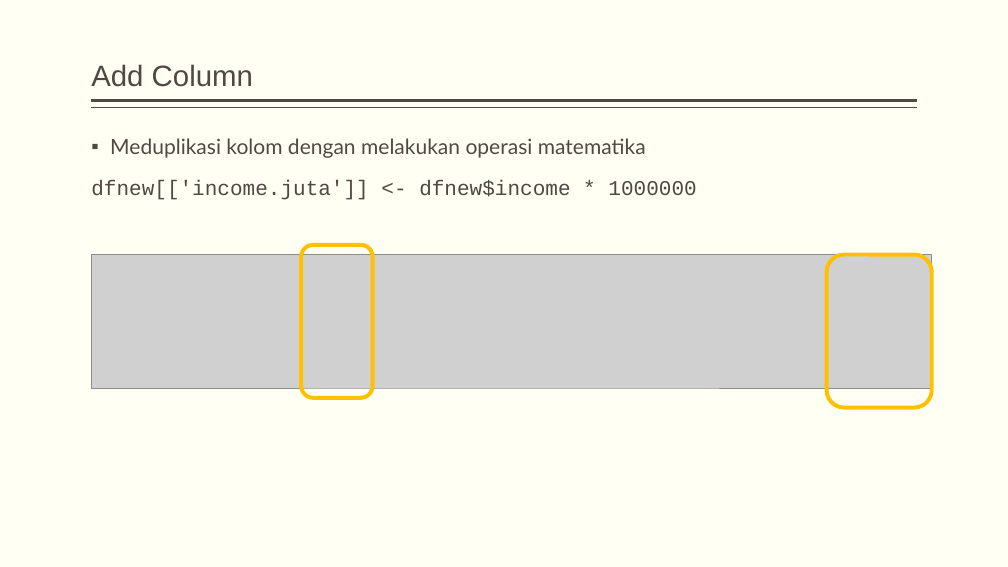
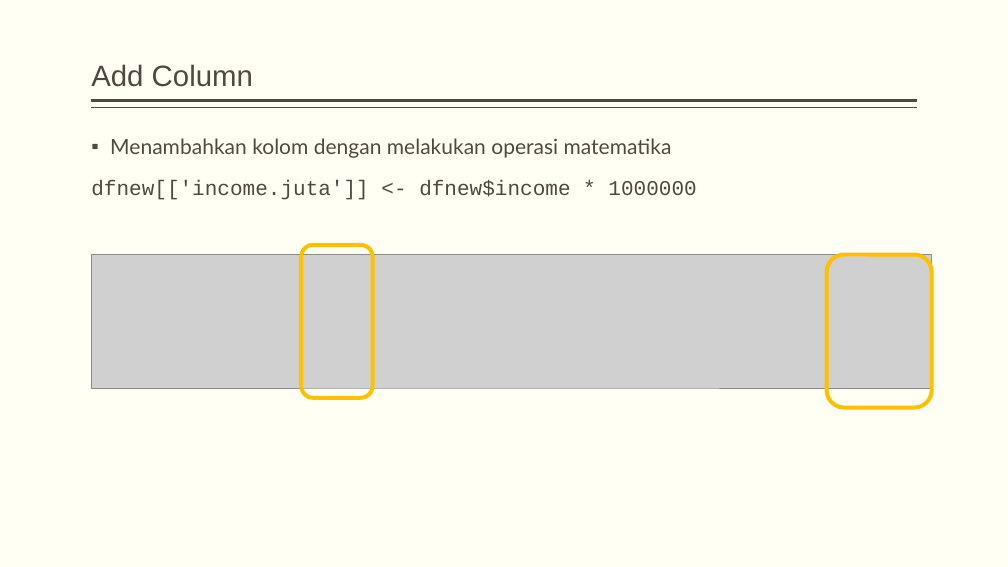
Before and after one commit to dewikiswani/ganesha--R, a slide deck: slide 73 of 201907 -- Pelatihan R ganesha - day1.pptx. Drawn at 1008x567 pixels with LibreOffice and Linux fonts; fonts in the diff are those of the drawing; grey boxes stand for pictures. Boxes give left, top, right and bottom in pixels: in the first picture for what was removed or moved away, otherwise in the second. Text is boxed around its words. In the diff, an @@ line names an element or a change of style, - is before the commit and + after.

```diff
--- a/201907 -- Pelatihan R ganesha - day1.pptx
+++ b/201907 -- Pelatihan R ganesha - day1.pptx
@@ text at (110, 138, 672, 158): text changed @@
-▪ Meduplikasi kolom dengan melakukan operasi matematika
+▪ Menambahkan kolom dengan melakukan operasi matematika
```
Also in this commit, not shown: 10 other slides changed, 1 other file.
